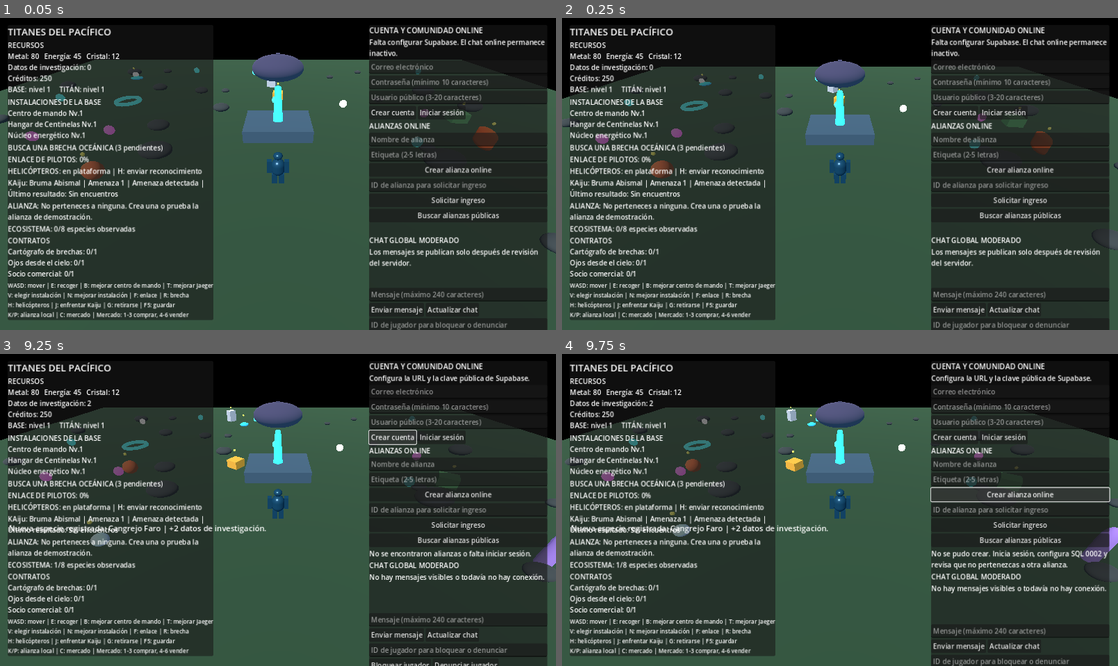
Above: before the commit, frames 1-4 (two rows, left to right).
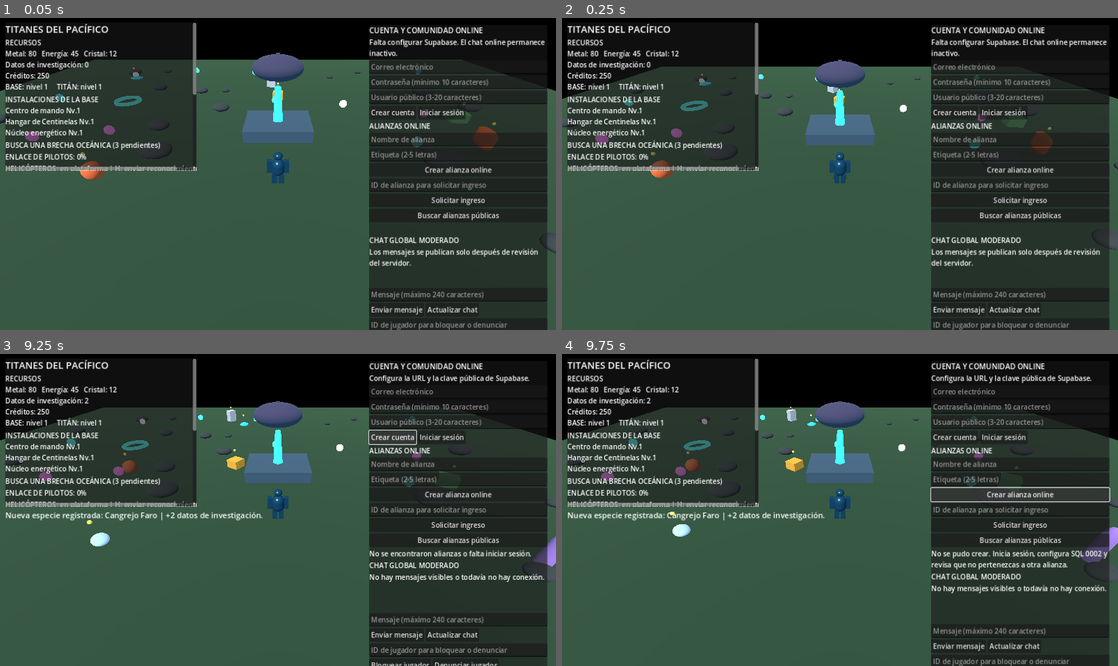
Above: after the commit, the same moments.

Repository: edwjacpinros2012-dev/Titanes-del-Pac-fico-
Game: Godot game, scene res://scenes/main.tscn
The game is run twice, just before and just after one commit, with the same random seed, the same clock (stepped at 60 frames per second) and the same inputs.
Inputs:
- Up to frame 1 (0.05 s): no input
- Up to frame 2 (0.25 s): no input
- Up to frame 3 (9.25 s): click "Iniciar sesión" at 0.5 s; click "Iniciar sesión" at 1.25 s; click "Iniciar sesión" at 2 s; click "Crear cuenta" at 2.75 s; click "Solicitar ingreso" at 3.5 s; click "Buscar alianzas públicas" at 4.25 s; click "Enviar mensaje" at 5 s; click "Iniciar sesión" at 5.75 s; click "Actualizar chat" at 6.5 s; click "Bloquear jugador" at 7.25 s; click "Denunciar jugador" at 8 s; click "Crear cuenta" at 8.75 s
- Up to frame 4 (9.75 s): click "Crear alianza online" at 9.5 s

The runs differ from the first frame. In frame 1, 22% of the frame differs, in the area x 1-39%, y 1-97%; in frame 2, 22%; in frame 3, 22%; in frame 4, 22%, in the area x 1-48%, y 1-97%.

Commit message:
Connect touch UI and gamepad input to main gameplay

Diff:
--- a/scripts/main.gd
+++ b/scripts/main.gd
@@ -20,6 +20,7 @@
 var alliance_manager: AllianceManager
 var base_development: BaseDevelopmentManager
 var base_label: Label
+var platform_input: PlatformInput
 var kaiju_label: Label
 var alliance_label: Label
 var community_client: CommunityClient
@@ -162,12 +163,44 @@
 	_add_key("market_sell_metal", KEY_4)
 	_add_key("market_sell_energy", KEY_5)
 	_add_key("market_sell_crystal", KEY_6)
+	_add_gamepad_axis("move_left", JOY_AXIS_LEFT_X, -1.0)
+	_add_gamepad_axis("move_right", JOY_AXIS_LEFT_X, 1.0)
+	_add_gamepad_axis("move_forward", JOY_AXIS_LEFT_Y, -1.0)
+	_add_gamepad_axis("move_back", JOY_AXIS_LEFT_Y, 1.0)
+	_add_gamepad_button("collect", JOY_BUTTON_A)
+	_add_gamepad_button("kaiju_engage", JOY_BUTTON_X)
+	_add_gamepad_button("evolve_titan", JOY_BUTTON_Y)
+	_add_gamepad_button("kaiju_retreat", JOY_BUTTON_B)
 
 func _add_key(action: String, keycode: Key) -> void:
 	if not InputMap.has_action(action):
 		InputMap.add_action(action)
+	for existing in InputMap.action_get_events(action):
+		if existing is InputEventKey and existing.physical_keycode == keycode:
+			return
 	var event := InputEventKey.new()
 	event.physical_keycode = keycode
+	InputMap.action_add_event(action, event)
+
+func _add_gamepad_axis(action: String, axis: JoyAxis, axis_value: float) -> void:
+	if not InputMap.has_action(action):
+		InputMap.add_action(action)
+	for existing in InputMap.action_get_events(action):
+		if existing is InputEventJoypadMotion and existing.axis == axis and is_equal_approx(existing.axis_value, axis_value):
+			return
+	var event := InputEventJoypadMotion.new()
+	event.axis = axis
+	event.axis_value = axis_value
+	InputMap.action_add_event(action, event)
+
+func _add_gamepad_button(action: String, button_index: JoyButton) -> void:
+	if not InputMap.has_action(action):
+		InputMap.add_action(action)
+	for existing in InputMap.action_get_events(action):
+		if existing is InputEventJoypadButton and existing.button_index == button_index:
+			return
+	var event := InputEventJoypadButton.new()
+	event.button_index = button_index
 	InputMap.action_add_event(action, event)
 
 func _create_world() -> void:
@@ -465,15 +498,50 @@
 		_show_status("Para evolucionar necesitas " + str(cost_crystal) + " cristal y " + str(cost_energy) + " energía")
 	_update_hud()
 
+func _on_platform_action(action_name: String) -> void:
+	match action_name:
+		"collect":
+			_try_collect_nearby(true)
+		"upgrade_base":
+			_upgrade_base()
+		"base_select_next":
+			if base_development:
+				base_development.select_next_facility(base_level)
+				_show_status(base_development.get_selected_facility_text(resources, base_level))
+		"base_upgrade_selected":
+			_upgrade_selected_facility()
+		"evolve_titan":
+			_evolve_titan()
+		"market_toggle":
+			market_open = not market_open
+			if market_label:
+				market_label.visible = market_open
+			_show_status("Canal comercial abierto." if market_open else "Canal comercial cerrado.")
+		"kaiju_engage":
+			if kaiju_war:
+				if not kaiju_war.is_encounter_active:
+					kaiju_war.begin_encounter()
+					_show_status("Amenaza localizada. Pulsa combatir otra vez para resolver el encuentro.")
+				else:
+					kaiju_war.resolve_battle("engage")
+		"kaiju_retreat":
+			if kaiju_war:
+				kaiju_war.resolve_battle("retreat")
+
 func _create_hud() -> void:
 	var layer := CanvasLayer.new()
 	add_child(layer)
 	var panel := PanelContainer.new()
-	panel.position = Vector2(18, 18)
-	panel.custom_minimum_size = Vector2(470, 370)
+	panel.position = Vector2(12, 12)
+	panel.custom_minimum_size = Vector2(440, 0)
+	panel.size = Vector2(440, 340)
 	layer.add_child(panel)
+	var scroll := ScrollContainer.new()
+	scroll.set_anchors_and_offsets_preset(Control.PRESET_FULL_RECT)
+	panel.add_child(scroll)
 	var column := VBoxContainer.new()
-	panel.add_child(column)
+	column.size_flags_horizontal = Control.SIZE_EXPAND_FILL
+	scroll.add_child(column)
 	var heading := Label.new()
 	heading.text = "TITANES DEL PACÍFICO"
 	heading.add_theme_font_size_override("font_size", 22)
@@ -511,9 +579,13 @@
 	help.add_theme_font_size_override("font_size", 13)
 	column.add_child(help)
 	status_label = Label.new()
-	status_label.position = Vector2(20, 390)
+	status_label.position = Vector2(12, 360)
 	status_label.add_theme_font_size_override("font_size", 18)
 	layer.add_child(status_label)
+	platform_input = PlatformInput.new()
+	platform_input.name = "PlatformInput"
+	platform_input.action_tapped.connect(_on_platform_action)
+	layer.add_child(platform_input)
 	_create_online_panel(layer)
 
 func _update_hud() -> void:
@@ -626,6 +698,8 @@
 		_save_local_profile()
 
 func _create_online_panel(layer: CanvasLayer) -> void:
+	if OS.has_feature("mobile") or DisplayServer.is_touchscreen_available():
+		return
 	var panel := PanelContainer.new()
 	panel.position = Vector2(850, 18)
 	panel.custom_minimum_size = Vector2(410, 650)
